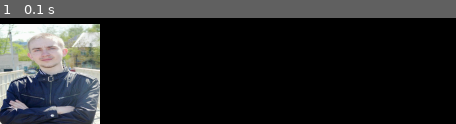
Above: before the commit, frame 1.
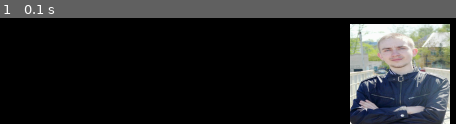
Above: after the commit, the same moment.

Repository: WanderDistrict/pygame
Game: pygame game, started from lesson 3/main.py
The game is run twice, just before and just after one commit, with the same random seed, the same clock (stepped at 60 frames per second) and the same inputs.
Inputs:
- Up to frame 1 (0.1 s): no input

The runs differ from the first frame. In frame 1, 41% of the frame differs, in the area x 0-99%, y 5-100%.

Commit message:
save 1 (idk)

Diff:
--- a/lesson 3/main.py
+++ b/lesson 3/main.py
@@ -11,6 +11,7 @@
 all_sprites = pg.sprite.Group()
 player = MySprite(all_sprites)
 player.rect.bottom = HEIGHT
+player.rect.centerx = WIDTH / 2
 
 
 running = True
